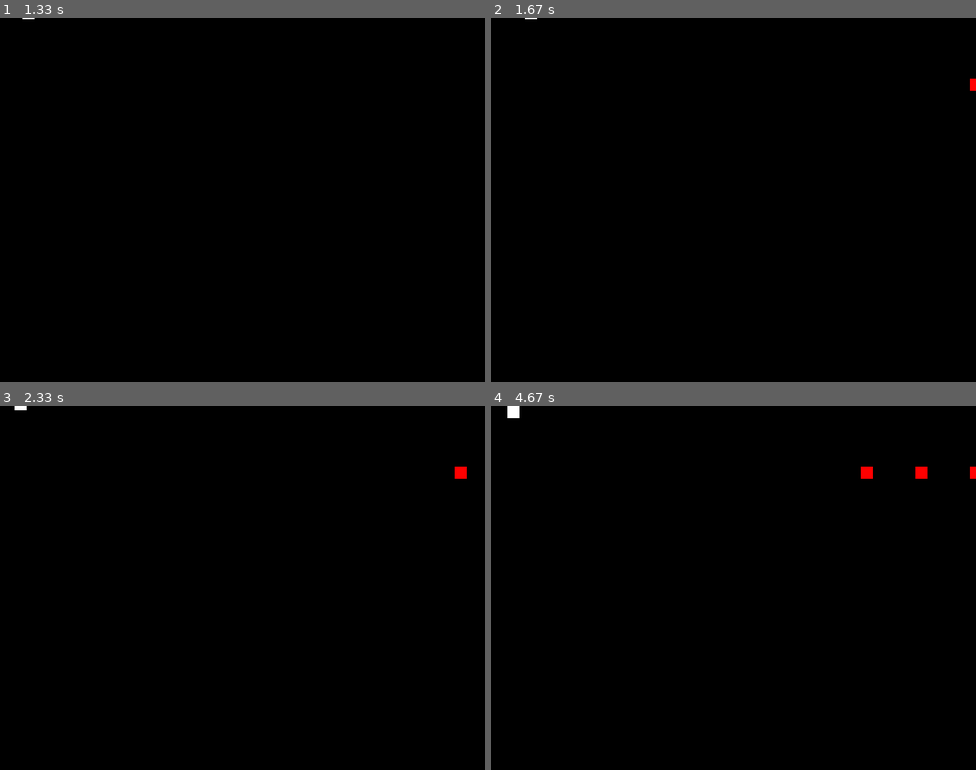
Above: before the commit, frames 1-4 (two rows, left to right).
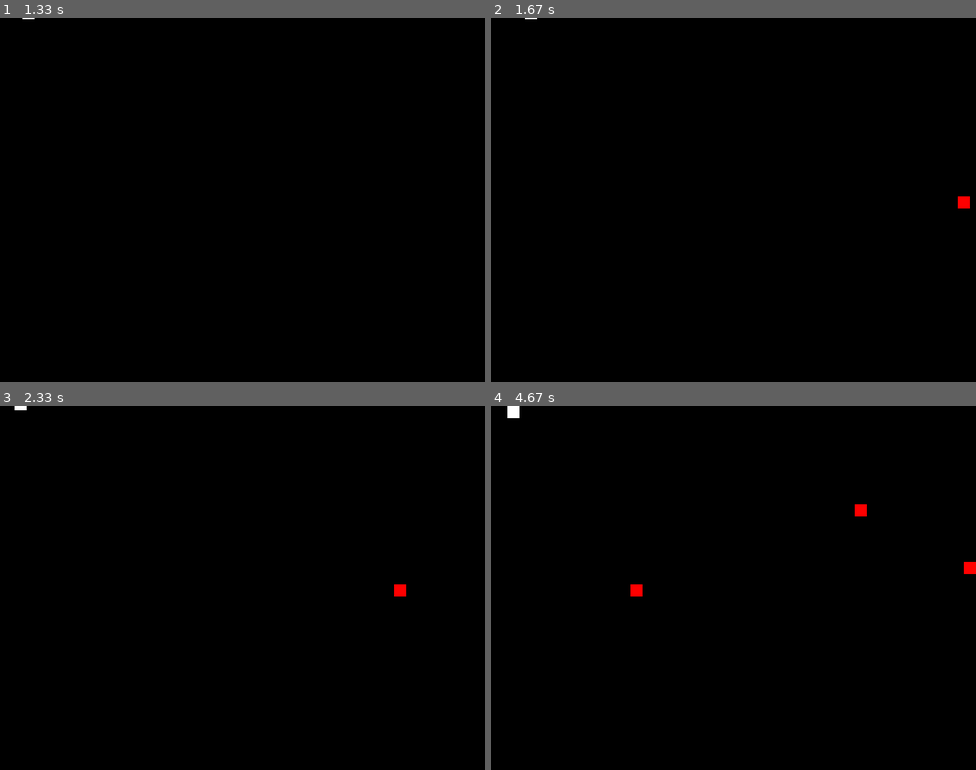
Above: after the commit, the same moments.

Repository: doremifasollasi/goIT_python-marathon-pygame
Game: pygame game, started from main.py
Same seed, same stepped clock (60 frames per second), same inputs: the game is played once before the commit and once after it.
Inputs:
- Up to frame 1 (1.33 s): hold Right 0.33-0.8 s; hold Up 0.83-1.13 s; hold Right from 1.17 s (still down)
- Up to frame 2 (1.67 s): release Right at 1.63 s
- Up to frame 3 (2.33 s): hold Left 1.67-2.2 s; hold Down from 2.23 s (still down)
- Up to frame 4 (4.67 s): release Down at 2.53 s; hold Left 2.57-2.97 s; hold Up 3-3.37 s; hold Right 3.4-4.03 s; hold Down 4.07-4.43 s; hold Left from 4.47 s (still down)

Frame 1 is identical in both runs. In frame 2, 0.1% of the frame differs, in the area x 96-100%, y 16-53%; in frame 3, 0.2%; in frame 4, 0.5%, in the area x 28-100%, y 16-53%.

Commit message:
changes the location of the enemy's appearance and its speed to random

Diff:
--- a/main.py
+++ b/main.py
@@ -1,3 +1,5 @@
+import random
+
 import pygame
 from pygame.constants import QUIT, K_DOWN, K_UP, K_RIGHT, K_LEFT
 
@@ -11,7 +13,6 @@
 RED = 255, 0, 0
 GREEN = 0,255, 0
 
-
 main_surface = pygame.display.set_mode(screen)
 
 ball = pygame.Surface((20, 20))
@@ -22,12 +23,13 @@
 def create_enemy():
     enemy = pygame.Surface((20, 20))
     enemy.fill(RED)
-    enemy_rect = pygame.Rect(width, 100, *enemy.get_size())
-    enemy_speed = 1
+    enemy_rect = pygame.Rect(width, random.randint(0, height), *enemy.get_size())
+    enemy_speed = random.randint(2, 3)
     return [enemy, enemy_rect, enemy_speed]
 
 CREATE_ENEMY = pygame.USEREVENT + 1
 pygame.time.set_timer(CREATE_ENEMY, 1500)
+
 
 enemies = []
 
